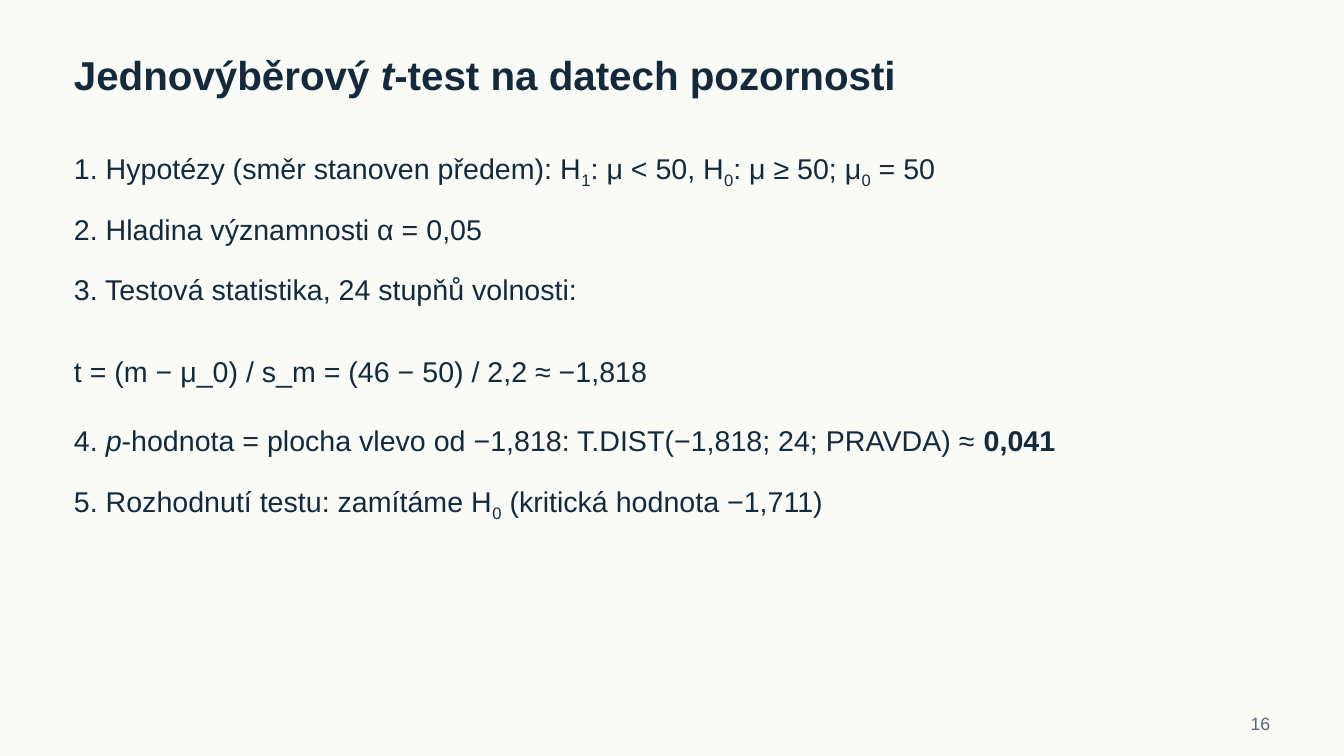
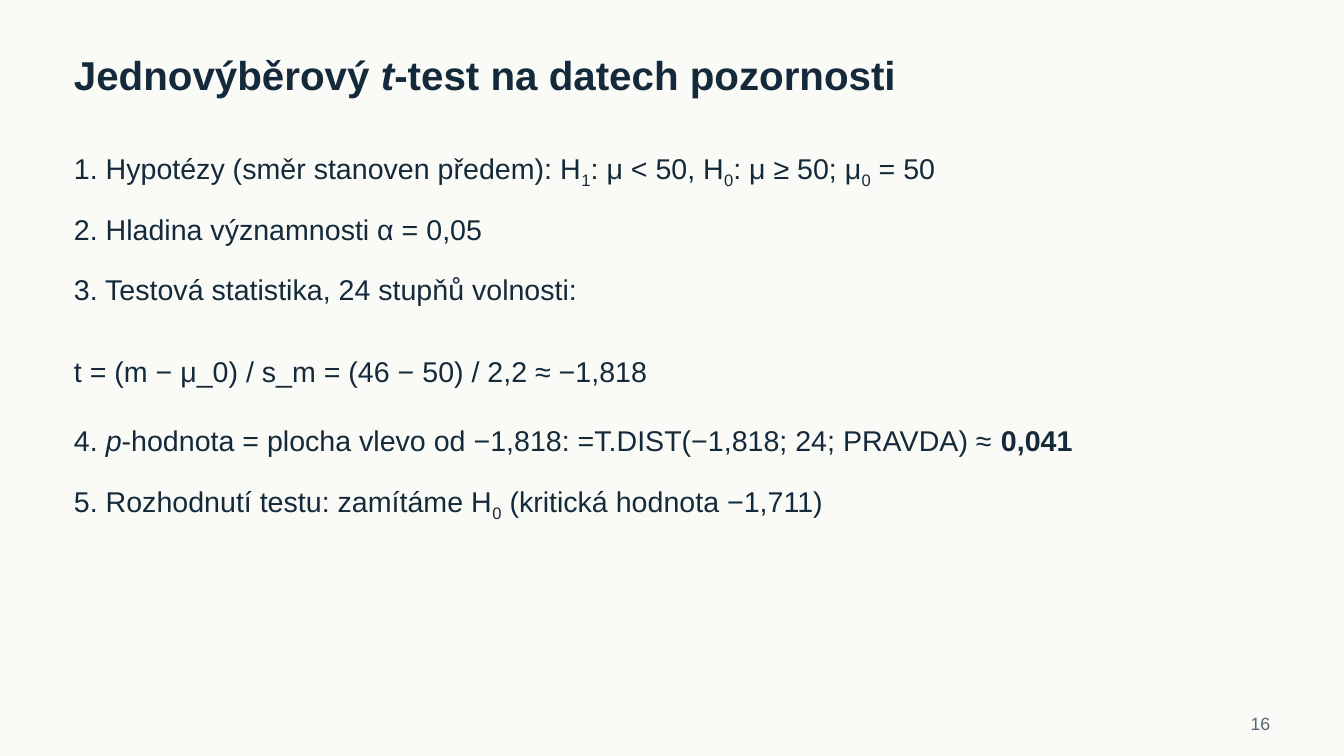
Before and after one commit to reckak/statistics-for-psychology, a slide deck: slide 16 of presentations/kapitola_07_interval_t_test_a_ekvivalence.pptx. Drawn at 1344x756 pixels with LibreOffice and Linux fonts; fonts in the diff are those of the drawing. Boxes give left, top, right and bottom in pixels: in the first picture for what was removed or moved away, otherwise in the second. Text is boxed around its words. In the diff, an @@ line names an element or a change of style, - is before the commit and + after.

```diff
--- a/presentations/kapitola_07_interval_t_test_a_ekvivalence.pptx
+++ b/presentations/kapitola_07_interval_t_test_a_ekvivalence.pptx
@@ text at <box>74,430,1072,457</box>: text changed @@
-4. p-hodnota = plocha vlevo od −1,818: T.DIST(−1,818; 24; PRAVDA) ≈ 0,041
+4. p-hodnota = plocha vlevo od −1,818: =T.DIST(−1,818; 24; PRAVDA) ≈ 0,041
```
Also in this commit, not shown: 2 other slides changed, 2 other files.
